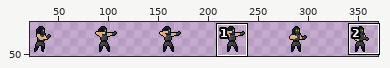
Sprite sheet -- Assets/Sprites/Player/Combat/Bow/Bow.png. The picture above shows the old version from afar; the outline marks the close-up.
Close-up. First the earlier version:
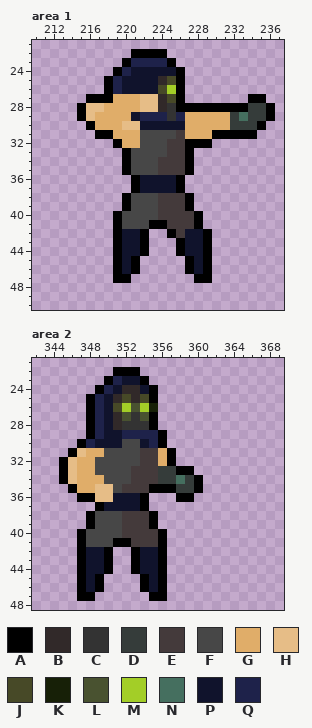
The file is 384x64 pixels. Shown: area 1: x 210..237, y 21..50; area 2: x 342..369, y 21..48. The wide view leaves out empty margins. The commit also changed other parts of the picture, which this record leaves out.
Palette (. is transparent): A #000000  B #312929  C #333333  D #353c3a  E #443a3b  F #474747  G #e0ad69  H #e6bd87  J #474927  K #172007  L #495230  M #a3ce27  N #456f5f  P #10132c  Q #1e224a
And afterwards:
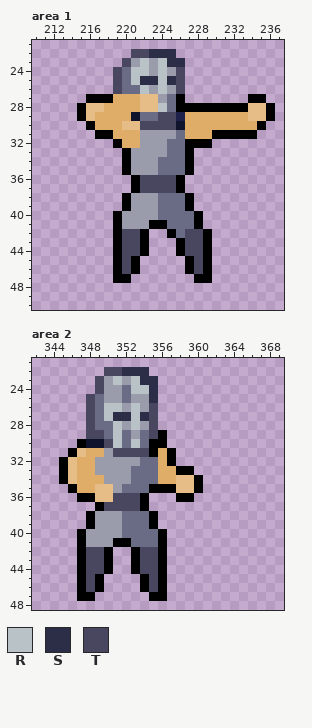
Colours new in this view: R #b9c2c6  S #2b2e46  T #48475f
Difference:
colour E: #443a3b -> #6a6c86
colour F: #474747 -> #9a9cab
Changed rows in their new state; - is a pixel that keeps its letter.
Area 1:
first column x 218:
22 ---TTSSS----------
23 --TFRFRSS---------
24 -TERRFRFT---------
25 .TERSSRST---------
26 .TEERFRFT---------
27 ------FE----------
28 ------RE--------HH
29 ----EETT------GGHH
30 ----TTTT------GGG-
first column x 222:
36 TTTT
37 TTTT
first column x 220:
42 TT-----TT
43 TT-----TT
44 TT-----TT
45 T-------T
46 T-------T
Area 2:
first column x 348:
22 --TTSSS-----
23 -TFRFRSS----
24 -TFFERRS----
25 TEFFEFFS----
26 TERRFRFT----
27 TERSSRST----
28 TEERFRFT----
29 TTEREFET----
30 P-TREREA----
31 ---TTTTA----
33 --------GG--
34 --------GGHH
35 ----------HH
36 ---TTT------
37 --TTTT------
first column x 348:
42 TT----TT
43 TT----TT
44 TT----TT
45 T------T
46 T------T
Where, in picture pixels (left, top, right, bottom), the same in both close-ups:
changed: (104, 49, 203, 274)
changed: (230, 103, 266, 130)
changed: (86, 367, 194, 592)
